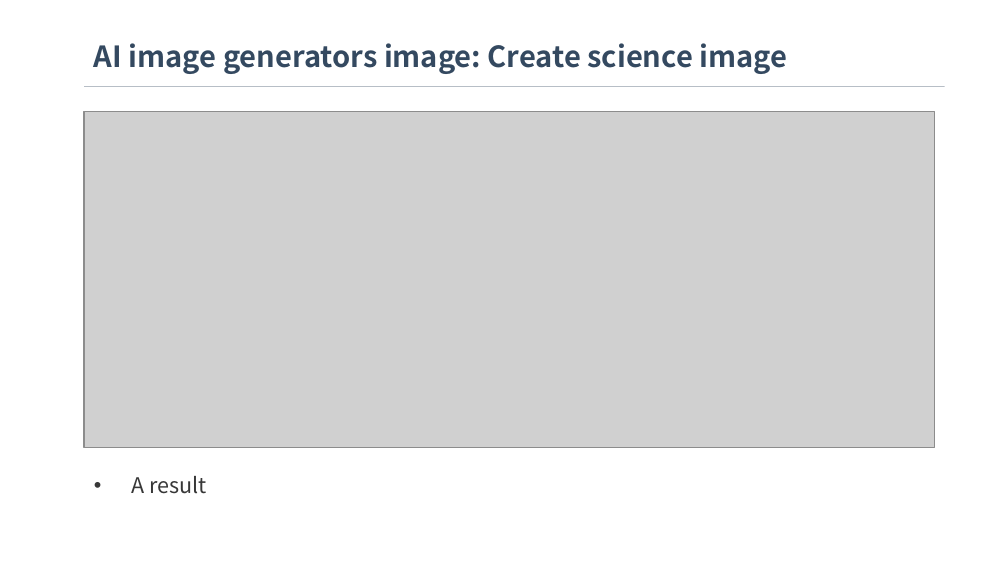
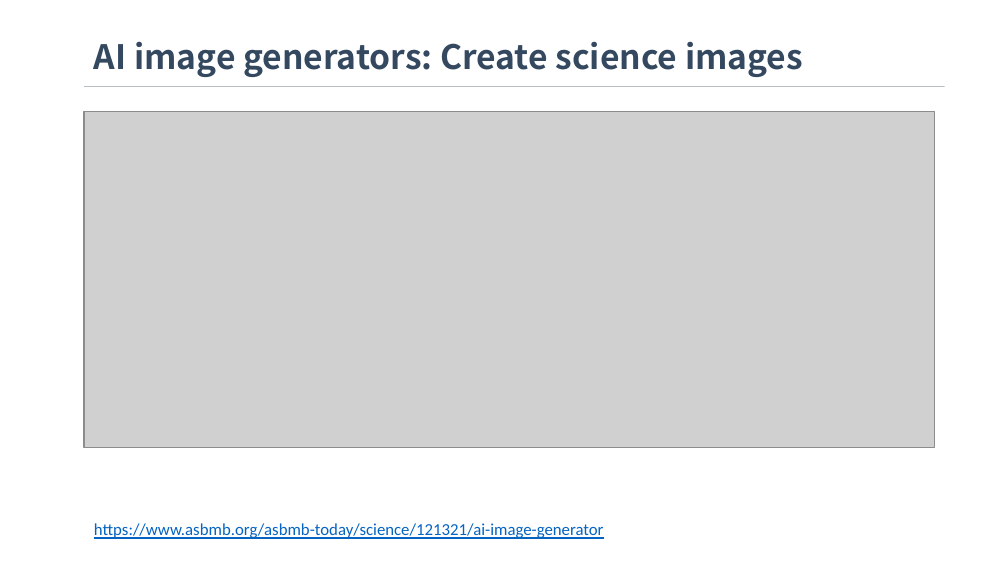
Before and after one commit to martian-yan/aigc_in_chemistry, a slide deck: slide 13 of What can AIGC tools do in a Chemistry Lab.pptx (slide 12 before the commit). Drawn at 1008x567 pixels with LibreOffice and Linux fonts; fonts in the diff are those of the drawing; grey boxes stand for pictures. Boxes give left, top, right and bottom in pixels: in the first picture for what was removed or moved away, otherwise in the second. Text is boxed around its words. In the diff, an @@ line names an element or a change of style, - is before the commit and + after.

```diff
--- a/What can AIGC tools do in a Chemistry Lab.pptx
+++ b/What can AIGC tools do in a Chemistry Lab.pptx
@@ text at (94, 41, 803, 77): text changed; size 20.8 to 24 pt @@
-AI image generators image: Create science image
+AI image generators: Create science images
@@ text at (94, 523, 604, 539): text changed; size 15.4 to 12 pt; font Noto Sans CJK SC to Calibri; text colour #383838 to #0563C1 @@
-• A result
+https://www.asbmb.org/asbmb-today/science/121321/ai-image-generator
```
Also in this commit, not shown: 6 other slides changed, 1 slide added, 1 other file.
